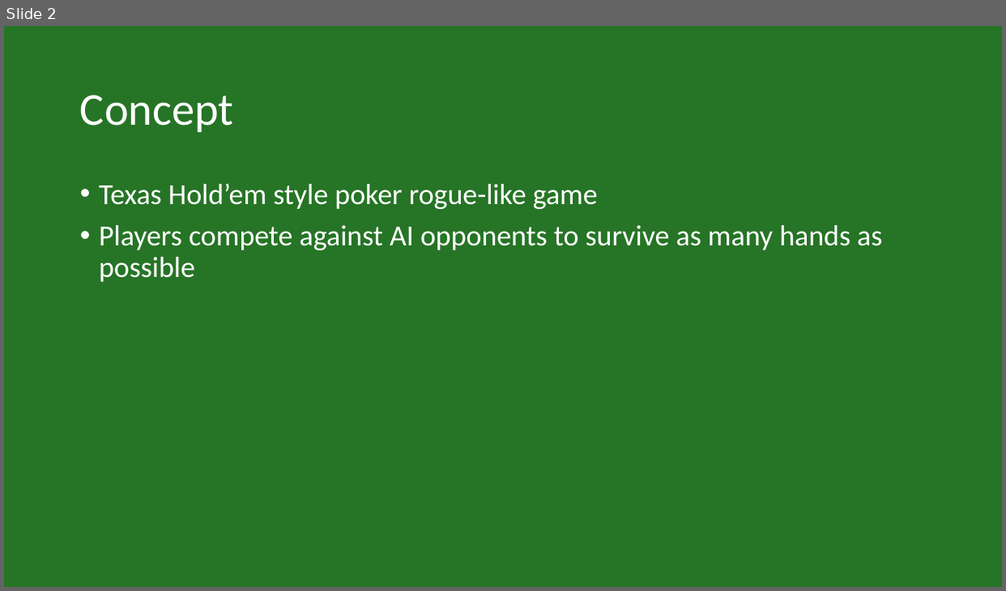
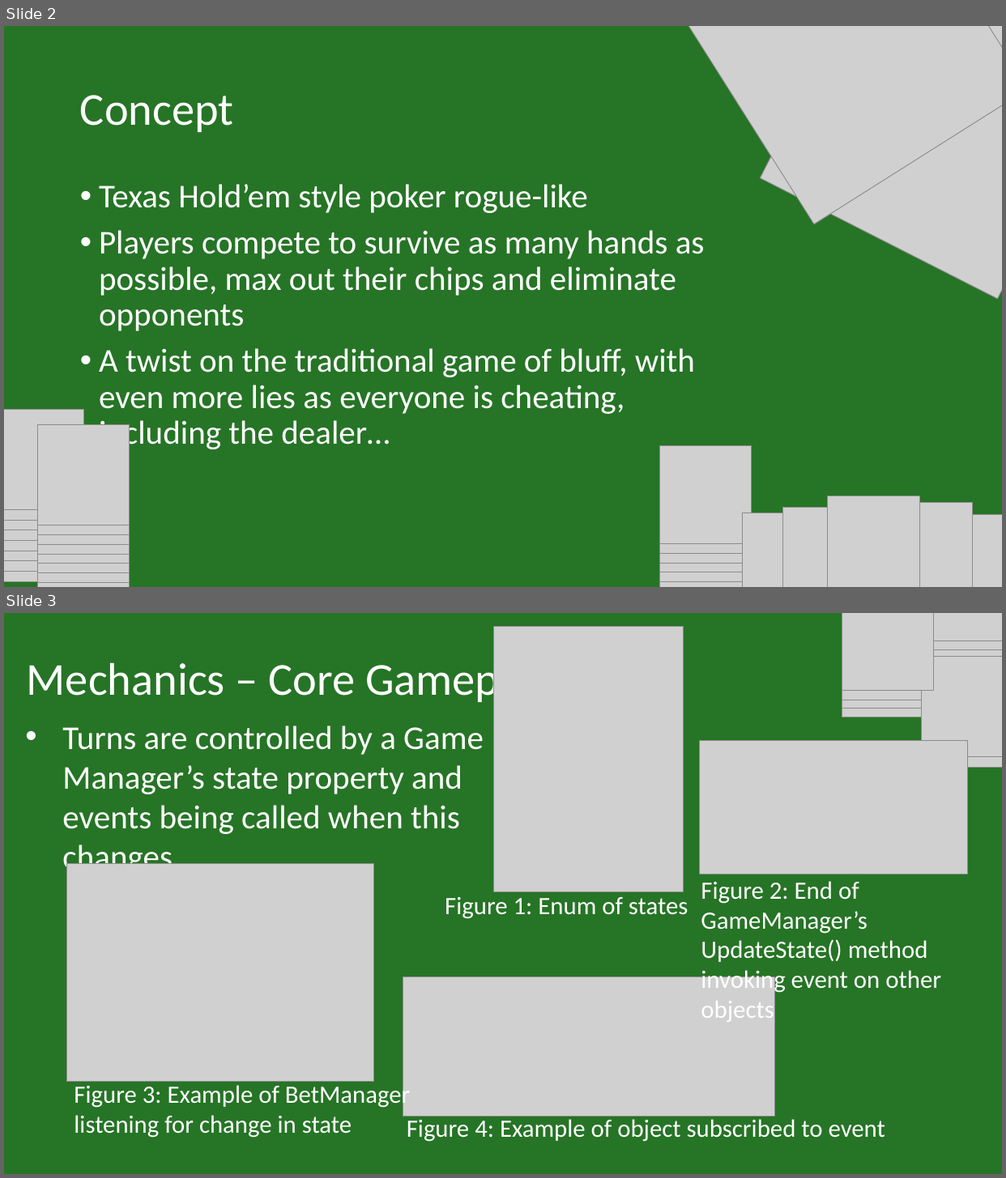
Before and after one commit to IsabelHampton/bluffs-and-bribes, a slide deck: Docs/Bluffs & Bribes Pitch.pptx. Shown one above the other, each under a label of ours: slide 2 before the commit, slides 2 and 3 after it. The pictures are 1006x591 and 1006x1178 pixels, drawn with LibreOffice and Linux fonts; fonts in the diff are those of the drawing; grey boxes stand for pictures. Boxes give left, top, right and bottom in pixels: in the first picture for what was removed or moved away, otherwise in the second. Text is boxed around its words. In the diff, an @@ line names an element or a change of style, - is before the commit and + after.

```diff
--- a/Docs/Bluffs & Bribes Pitch.pptx
+++ b/Docs/Bluffs & Bribes Pitch.pptx
@@ slide 3 added at box(4, 613, 1002, 1174), background #267426 @@
@@ picture added at box(493, 627, 684, 892) @@
@@ group added at box(842, 613, 1002, 767): 12 pictures @@
@@ title added at box(27, 657, 552, 706), 44 pt, text #FFFFFF @@
+Mechanics – Core Gameplay
@@ text added at box(62, 726, 484, 877), 32 pt, text #FFFFFF @@
+• Turns are controlled by a Game Manager’s state property and events being called when this changes
@@ picture added at box(700, 740, 967, 875) @@
@@ picture added at box(67, 864, 374, 1082) @@
@@ text added at box(445, 897, 688, 919), 24 pt, text #FFFFFF @@
+Figure 1: Enum of states
@@ text added at box(701, 881, 941, 995), 24 pt, text #FFFFFF @@
+Figure 2: End of GameManager’s UpdateState() method invoking event on other objects
@@ picture added at box(403, 977, 774, 1117) @@
@@ text added at box(74, 1083, 410, 1138), 24 pt, text #FFFFFF @@
+Figure 3: Example of BetManager listening for change in state
@@ text added at box(407, 1116, 885, 1142), 24 pt, text #FFFFFF @@
+Figure 4: Example of object subscribed to event
@@ slide 2 changed as well @@
@@ picture added at box(678, 26, 1002, 224) @@
@@ picture added at box(760, 26, 1002, 299) @@
@@ text at box(99, 184, 705, 452): text changed; size 28 to 32 pt @@
-• Texas Hold’em style poker rogue-like game
-• Players compete against AI opponents to survive as many hands as possible
+• Texas Hold’em style poker rogue-like
+• Players compete to survive as many hands as possible, max out their chips and eliminate opponents
+• A twist on the traditional game of bluff, with even more lies as everyone is cheating, including the dealer…
@@ group added at box(4, 410, 129, 587): 18 pictures @@
@@ group added at box(661, 446, 1002, 587): 14 pictures @@
```
Also in this commit, not shown: 1 other slide changed, 19 other slides added, 6 slides removed.
